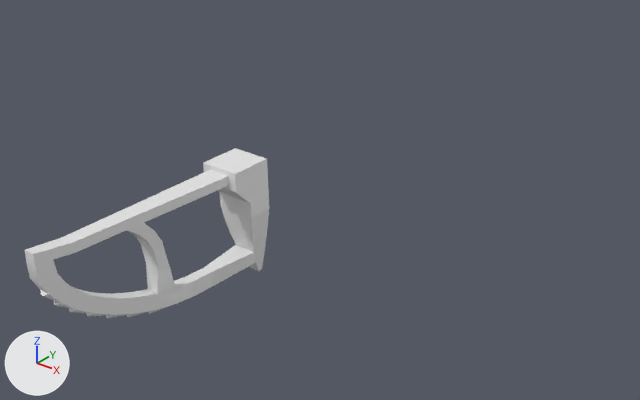
The FBX model Skyrates/Assets/Resources/Meshes/Components/ship_figurehead_tier2.FBX as it was, and as the next commit left it.
Rendered twice from a 50 mm lens placed at (2.93, -3.18, 1.91), pointed at (0.26, 0.16, -0.16). The axes (+X, +Y, +Z) are drawn at lower left. The lights are the same throughout. Where no turn or scale is listed for an object, it has been applied to the vertices.

Names of what the first picture shows: 'ship_figurehead_tier2'.
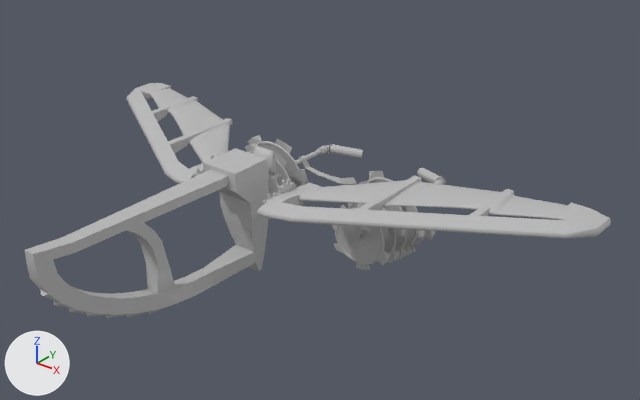
Changed parts and their boxes (x1, y1, x2, y2) in the pictures (640 x 400 px):
'ship_figurehead_tier2', recoloured
    both: (25, 148, 269, 318)
'ship_navigation_tier2L', added
    after: (257, 175, 611, 239)
'ship_propulsion_tier2', added
    after: (244, 135, 446, 270)
'ship_navigation_tier2R', added
    after: (126, 83, 232, 184)
'ship_artillery_tier2', added
    after: (253, 146, 275, 182)

Patch to the scene script:
```diff
--- a/Skyrates/Assets/Resources/Meshes/Components/ship_figurehead_tier2.FBX.py
+++ b/Skyrates/Assets/Resources/Meshes/Components/ship_figurehead_tier2.FBX.py
@@ mat_lambert1 @@
+mat_lambert1 = principled_material('lambert1')
+mat_lambert1.base_color = (0.5, 0.5, 0.5)  # grey #bcbcbc
@@ mat_lambert3 @@
+mat_lambert3 = principled_material('lambert3')
+mat_lambert3.base_color = (0.5, 0.5, 0.5)  # grey #bcbcbc
@@ mat_lambert2 @@
+mat_lambert2 = principled_material('lambert2')
+mat_lambert2.base_color = (0.5, 0.5, 0.5)  # grey #bcbcbc
@@ me_mesh @@
 me_mesh.from_pydata(...)  # 156 vertices, 168 faces; spans x -0.111..0.111, y -1.433..-0.07, z -0.561..0.131
+me_mesh.materials.append(mat_lambert1)  # grey #bcbcbc
@@ me_mesh_1 @@
+me_mesh_1.from_pydata(...)  # 1290 vertices, 1218 faces; spans x 0.242..1.644, y -0.332..0.666, z -0.112..0.064
+me_mesh_1.materials.append(mat_lambert3)  # grey #bcbcbc
@@ me_mesh_004 @@
+me_mesh_004.from_pydata(...)  # 1290 vertices, 1218 faces; spans x -0.701..0.701, y -0.499..0.499, z -0.088..0.088
+me_mesh_004.materials.append(mat_lambert3)  # grey #bcbcbc
@@ me_mesh_001 @@
+me_mesh_001.from_pydata(...)  # 417 vertices, 411 faces; spans x -0.081..0.081, y -0.219..0.028, z -0.076..0.104
+me_mesh_001.materials.append(mat_lambert2)  # grey #bcbcbc
@@ me_mesh_003 @@
+me_mesh_003.from_pydata(...)  # 3778 vertices, 7474 faces; spans x -71.5..70.9, y -25.9..25.9, z -3.4..99.7
+me_mesh_003.materials.append(mat_lambert1)  # grey #bcbcbc
@@ ob_ship_navigation_tier2l @@
+ob_ship_navigation_tier2l = bpy.data.objects.new('ship_navigation_tier2L', me_mesh_1)
+ob_ship_navigation_tier2l.location = (0.0, 0.0, 0.0)
@@ ob_ship_navigation_tier2r @@
+ob_ship_navigation_tier2r = bpy.data.objects.new('ship_navigation_tier2R', me_mesh_004)
+ob_ship_navigation_tier2r.location = (-0.943, 0.167, -0.024)
@@ ob_ship_artillery_tier2 @@
+ob_ship_artillery_tier2 = bpy.data.objects.new('ship_artillery_tier2', me_mesh_001)
+ob_ship_artillery_tier2.location = (0.0, 0.0, 0.02)
@@ ob_ship_propulsion_tier2 @@
+ob_ship_propulsion_tier2 = bpy.data.objects.new('ship_propulsion_tier2', me_mesh_003)
+ob_ship_propulsion_tier2.location = (-0.003, 1.208, -0.342)
+ob_ship_propulsion_tier2.rotation_euler = (-1.571, 0.0, 0.0)  # degrees (-90, 0, 0)
+ob_ship_propulsion_tier2.scale = (-0.01, -0.01, -0.01)
```
